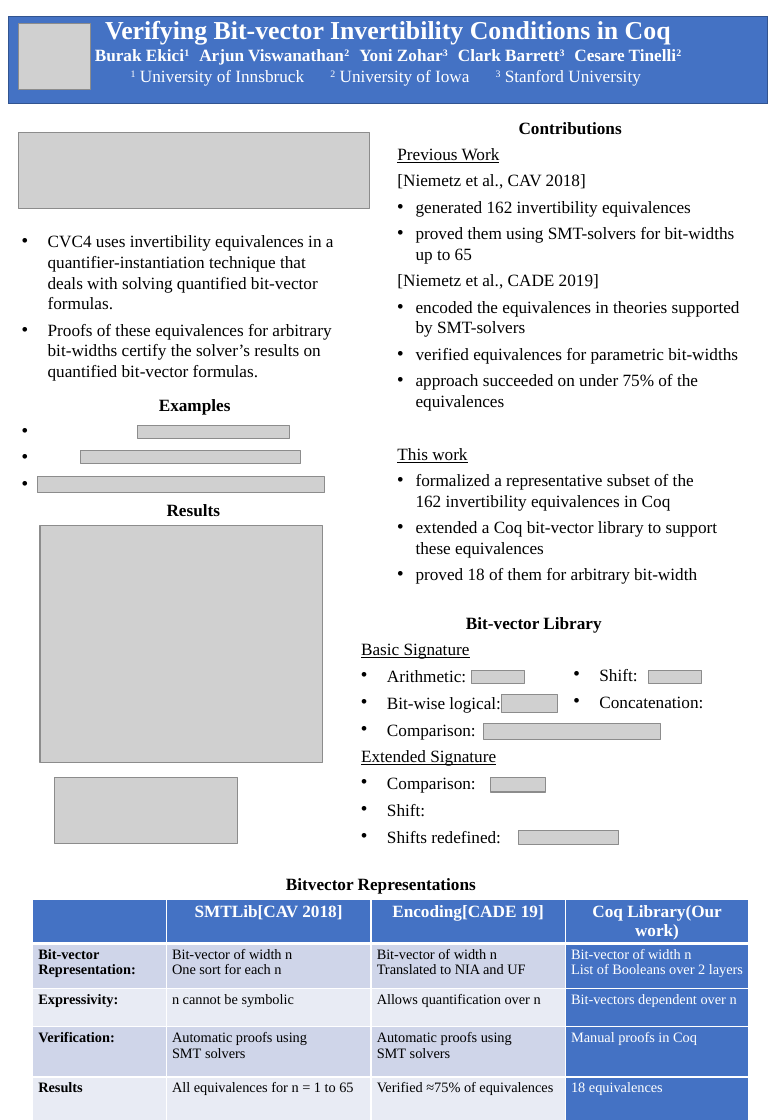
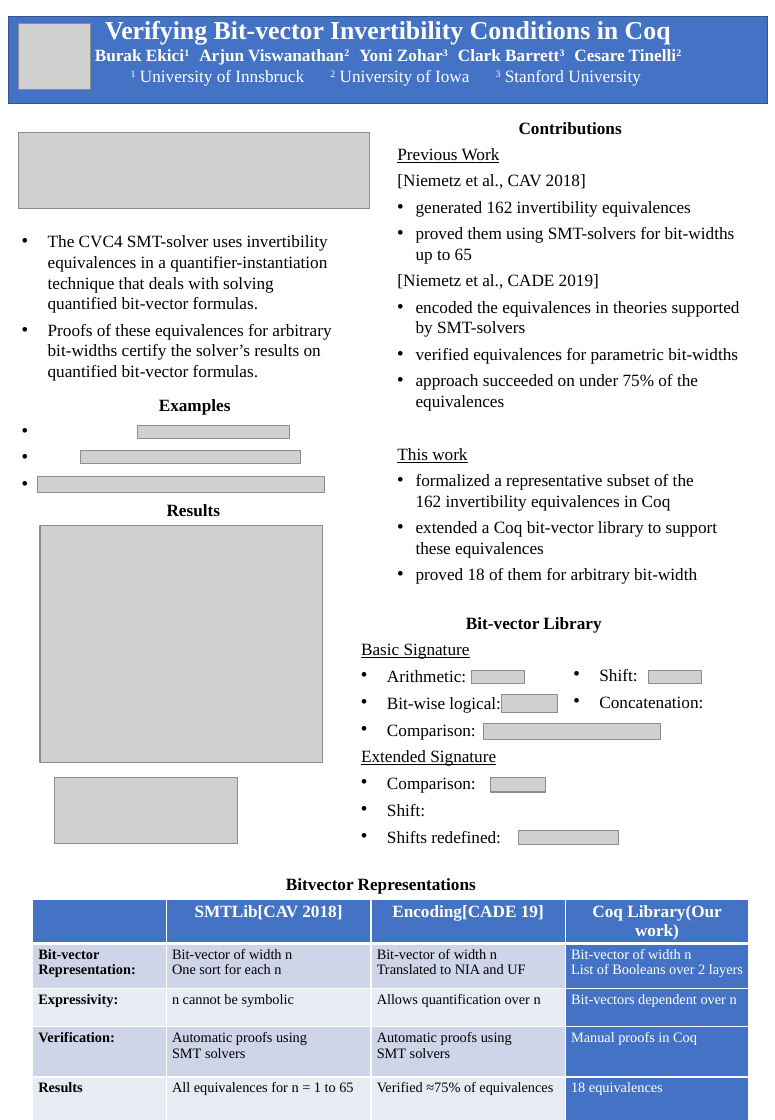
Before and after one commit to arjunvish/fmcad2019, a slide deck: slide 1 of FMCAD Poster.pptx. Drawn at 775x1120 pixels with LibreOffice and Linux fonts; fonts in the diff are those of the drawing; grey boxes stand for pictures; background and template pictures are left out. Boxes give left, top, right and bottom in pixels: in the first picture for what was removed or moved away, otherwise in the second. Text is boxed around its words. In the diff, an @@ line names an element or a change of style, - is before the commit and + after.

```diff
--- a/FMCAD Poster.pptx
+++ b/FMCAD Poster.pptx
@@ text at (48, 235, 328, 313): text changed @@
-• CVC4 uses invertibility equivalences in a quantifier-instantiation technique that deals with solving quantified bit-vector formulas.
+• The CVC4 SMT-solver uses invertibility equivalences in a quantifier-instantiation technique that deals with solving quantified bit-vector formulas.
```
Also in this commit, not shown: 1 other file.
